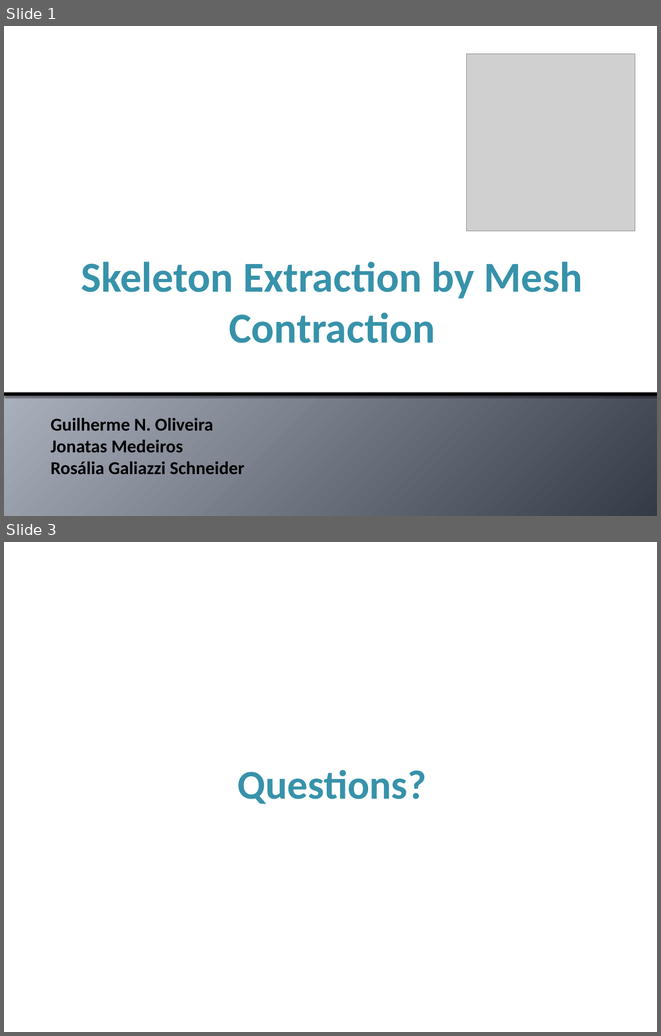
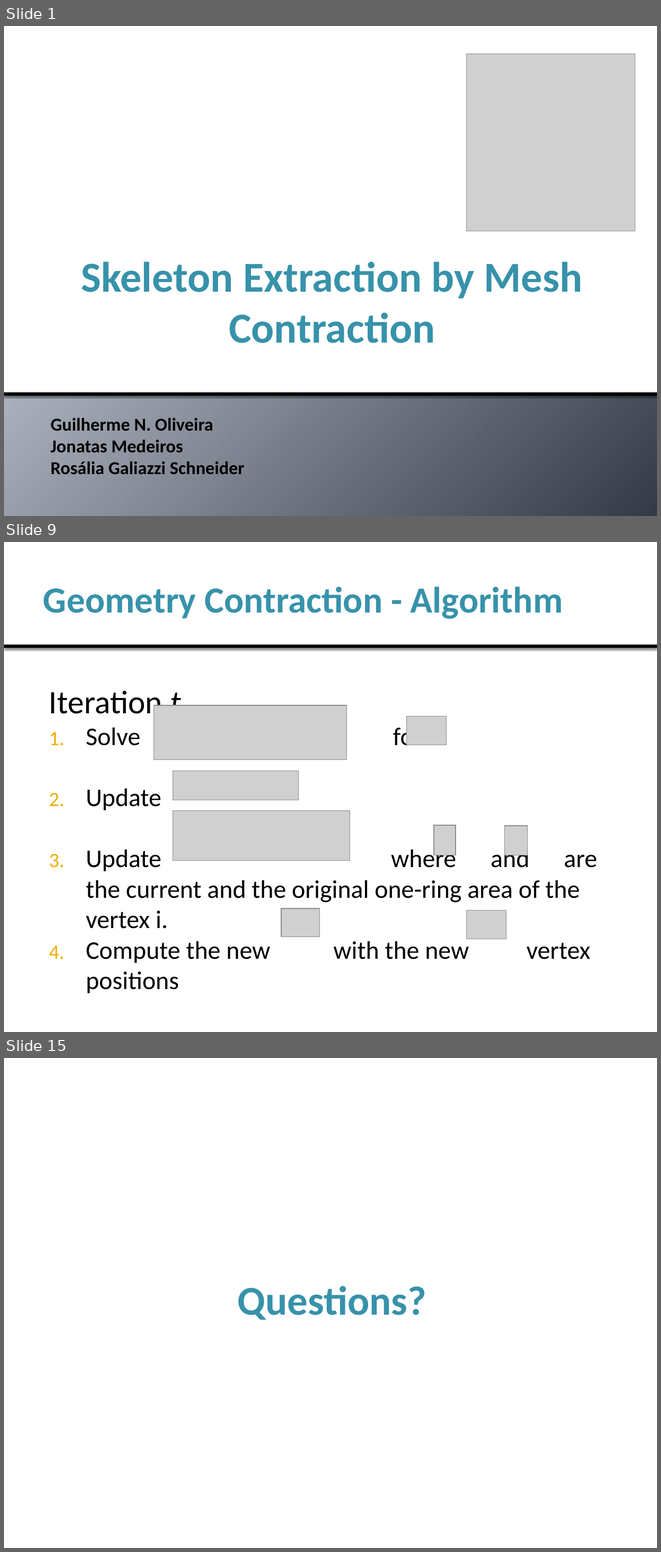
Before and after one commit to jonatascmedeiros/Skeleton-Extraction, a slide deck: Docs/Presentation.pptx. Shown one above the other, each under a label of ours: slides 1 and 3 before the commit, slides 1, 9 and 15 after it; the slides between them are not shown. The pictures are 661x1036 and 661x1552 pixels, drawn with LibreOffice and Linux fonts; fonts in the diff are those of the drawing; grey boxes stand for pictures. Boxes give left, top, right and bottom in pixels: in the first picture for what was removed or moved away, otherwise in the second. Text is boxed around its words. In the diff, an @@ line names an element or a change of style, - is before the commit and + after.

Commit message:
correcoes pequenas no techreport e feitas secoes introducao, motivacao, outline e geometry contraction da apresentacao

```diff
--- a/Docs/Presentation.pptx
+++ b/Docs/Presentation.pptx
@@ slide 9 added at bbox=[4, 542, 657, 1032], background #FFFFFF @@
@@ rectangle added at bbox=[4, 542, 657, 644], fill #FFFFFF @@
@@ title added at bbox=[37, 553, 624, 643], fill #FFFFFF, 40.5 pt, text #3792AA, bold @@
+Geometry Contraction - Algorithm
@@ rectangle added at bbox=[4, 644, 657, 648], fill #000000 @@
@@ text added at bbox=[49, 686, 597, 993], 28 pt, text #000000 @@
+Iteration t
+1. Solve for
+2. Update
+3. Update where and are the current and the original one-ring area of the vertex i.
+4. Compute the new with the new vertex positions
@@ picture added at bbox=[153, 705, 347, 759] @@
@@ picture added at bbox=[407, 716, 447, 745] @@
@@ picture added at bbox=[173, 770, 298, 800] @@
@@ picture added at bbox=[173, 810, 350, 860] @@
@@ picture added at bbox=[434, 826, 455, 855] @@
@@ picture added at bbox=[505, 826, 528, 855] @@
@@ picture added at bbox=[281, 908, 319, 937] @@
@@ picture added at bbox=[466, 910, 506, 939] @@
@@ what was slide 3 is now slide 15 @@
```
Also in this commit, not shown: 1 slide changed, 11 other slides added, 1 other file.
